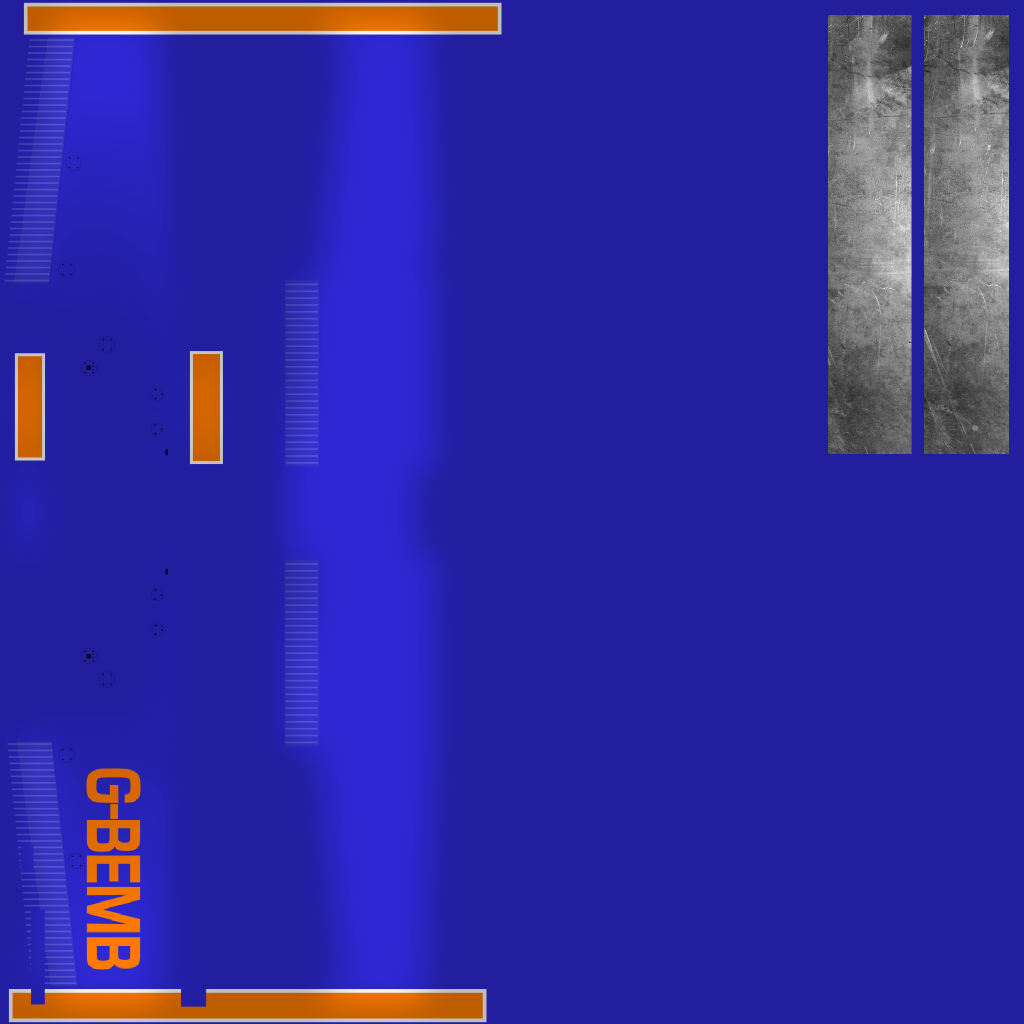
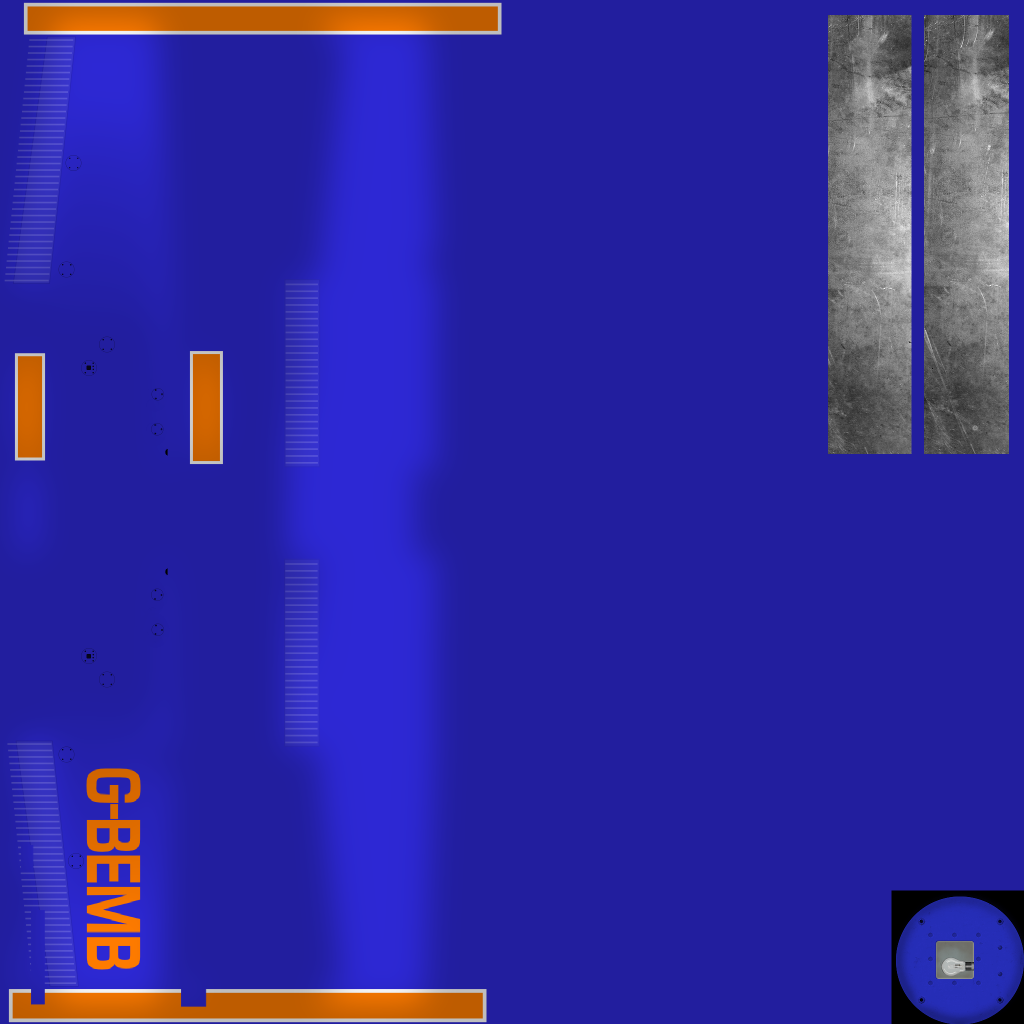
Before/after of a 1024px x 1024px layered artwork. What changed in the layer stack:
added layer "Clipboard #3" above "Clipboard #2" over [891, 890, 1024, 1024]
